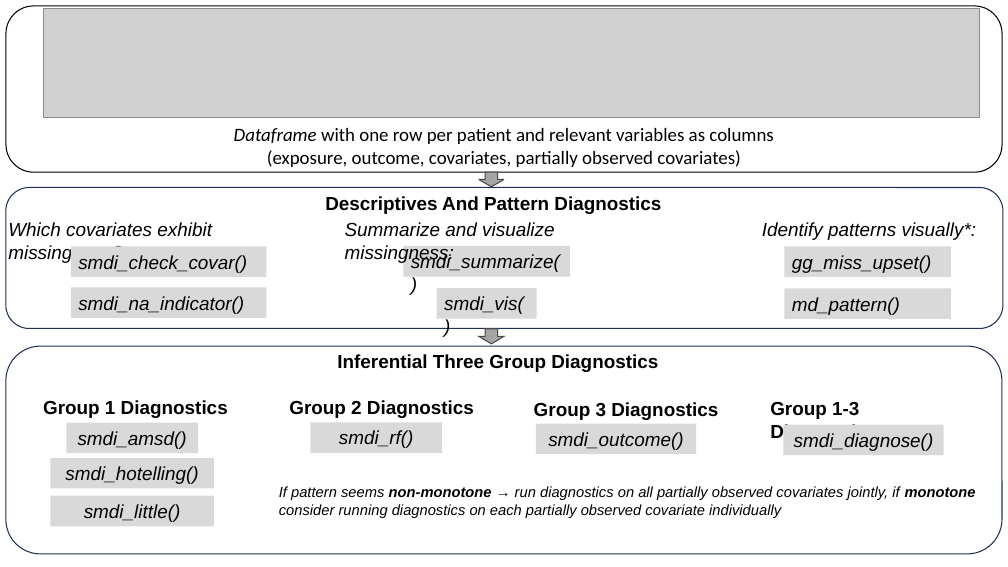
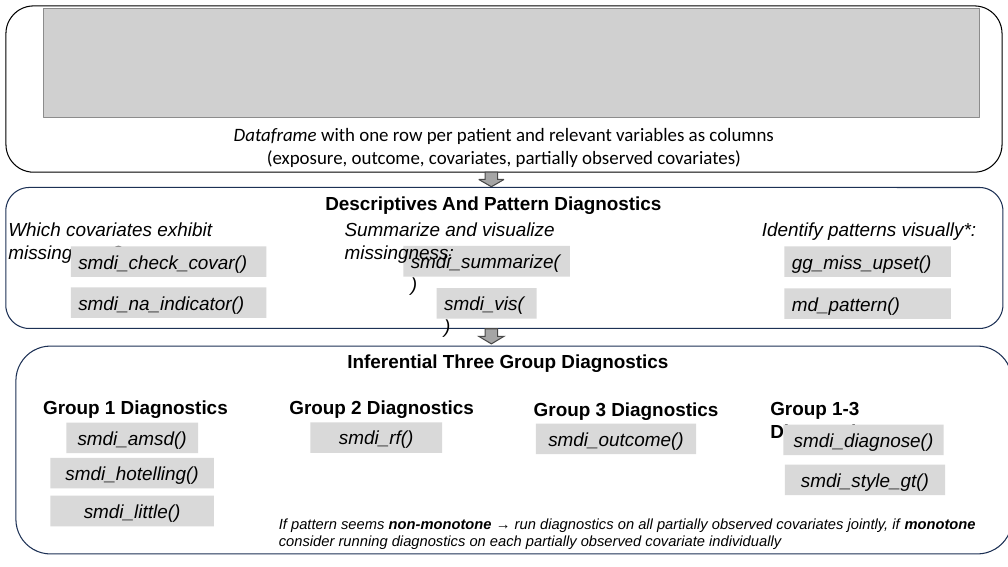
Before and after one commit to janickweberpals/smdi-manuscript, a slide deck: slide 1 of figures/manual_figures.pptx. Drawn at 1008x567 pixels with LibreOffice and Linux fonts; fonts in the diff are those of the drawing; grey boxes stand for pictures. Boxes give left, top, right and bottom in pixels: in the first picture for what was removed or moved away, otherwise in the second. Text is boxed around its words. In the diff, an @@ line names an element or a change of style, - is before the commit and + after.

```diff
--- a/figures/manual_figures.pptx
+++ b/figures/manual_figures.pptx
@@ text "Inferential Three Group Diagnostics": place and size @@
-text "Inferential Three Group Diagnostics" at (337,354,658,372)
+text "Inferential Three Group Diagnostics" at (347,354,668,372)
@@ rounded rectangle: place and size @@
-rounded rectangle at (6,346,1003,554)
+rounded rectangle at (16,346,1008,554)
@@ rectangle added at (785,464,945,495), fill #D9D9D9, 18 pt, text #000000, italic @@
+smdi_style_gt()
@@ text "If pattern seems non-monotone → ...": place and size @@
-text "If pattern seems non-monotone → ..." at (279,486,976,518)
+text "If pattern seems non-monotone → ..." at (279,518,976,549)
```
Also in this commit, not shown: 1 slide added, 4 other files.
